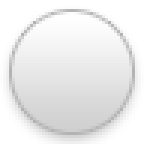
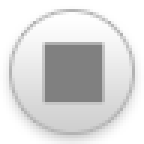
Layered file, before and after one edit (w=144, h=144). Changes by layer:
added layer "シェイプ 2" above "シェイプ 1" over (x1=42, y1=42, x2=105, y2=105)
